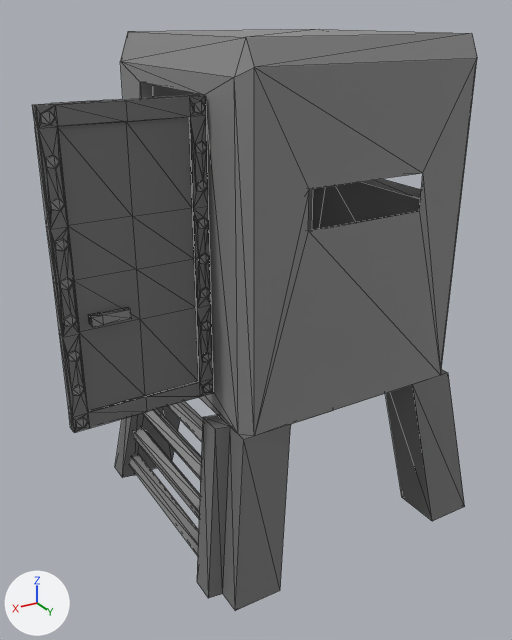
Before and after pictures for a commit that changed the glTF model Assets/Game/SmallTower.Finished-col.glb.
The view is the same before and after, from a camera (50 mm lens) standing at (2.36, 3.53, 3.09) and looking at (0.28, 0.06, 1.36). Lighting does not change. The marker at lower left points along +X, +Y and +Z. The picture after the commit comes second. Mesh edges are drawn as thin lines. Where no turn or scale is listed for an object, it has been applied to the vertices. Vertices at exactly the same position are counted once.

Before the edit, the objects in view are built like this:
```python
me_cube_024 = bpy.data.meshes.new('Cube.024')
me_cube_024.from_pydata(...)  # 458 vertices, 884 faces; spans x -0.9..1.56, y -0.94..0.86, z 0.0..3.0
# faces by material slot: [434, 450]
me_cube_024.materials.append(mat_material_001)  # grey #999999
me_cube_024.materials.append(mat_material)  # grey #717171
ob_smalltower_finished_col = bpy.data.objects.new('SmallTower.Finished-col', me_cube_024)
ob_smalltower_finished_col.location = (0.0, 0.0, 0.0)
```
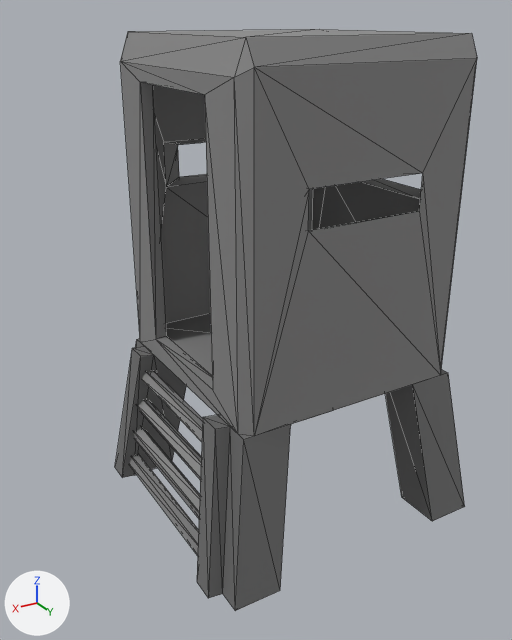
The newer file is also turned or shifted as a whole; pictures and numbers use the older file's frame.

What changed in the scene script:
```text
Change me_cube_024:
    used by ob_smalltower_finished_col; location = (0.0, 0.0, 0.0)
    remove me_cube_024.from_pydata(...)  # 458 vertices, 884 faces; spans x -0.9..1.56, y -0.94..0.86, z 0.0..3.0
    add me_cube_024.from_pydata(...)  # 148 vertices, 272 faces; spans x -0.9..0.99, y -0.94..0.86, z 0.0..3.0
    me_cube_024 part 1: the loose piece of 294 vertices spanning x 0.76..1.56, y 0.34..0.41, z 1.14..2.74 is deleted
    me_cube_024 part 2: the loose piece of 16 vertices spanning x 1.22..1.42, y 0.38..0.43, z 1.7..1.75 is deleted
```

Pixel boxes (x1, y1, x2, y2) of what changed, in the pictures (512 x 640 px):
'SmallTower.Finished-col', reshaped (19% narrower): before (32, 29, 477, 611); after (115, 29, 477, 611)
part 1 of me_cube_024, deleted: before (32, 95, 213, 433)
part 2 of me_cube_024, deleted: before (89, 307, 132, 327)
